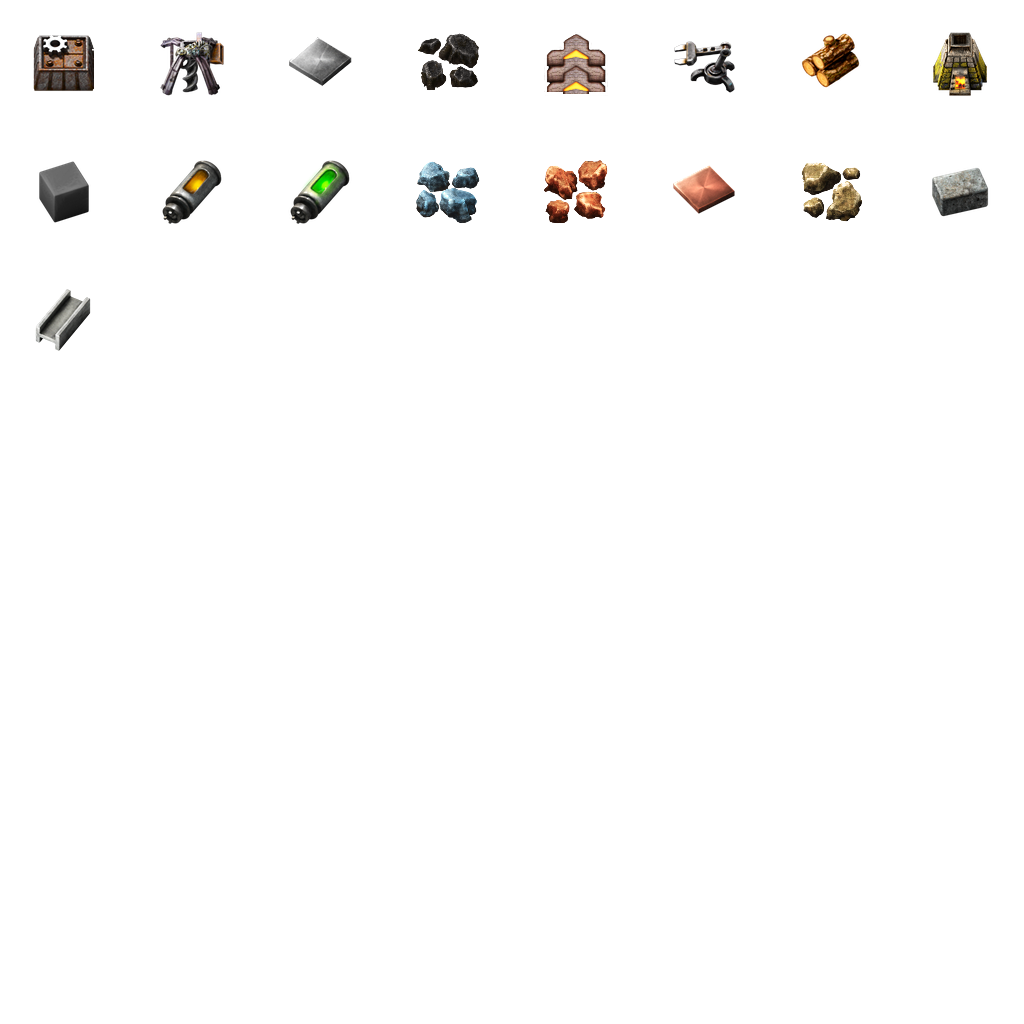
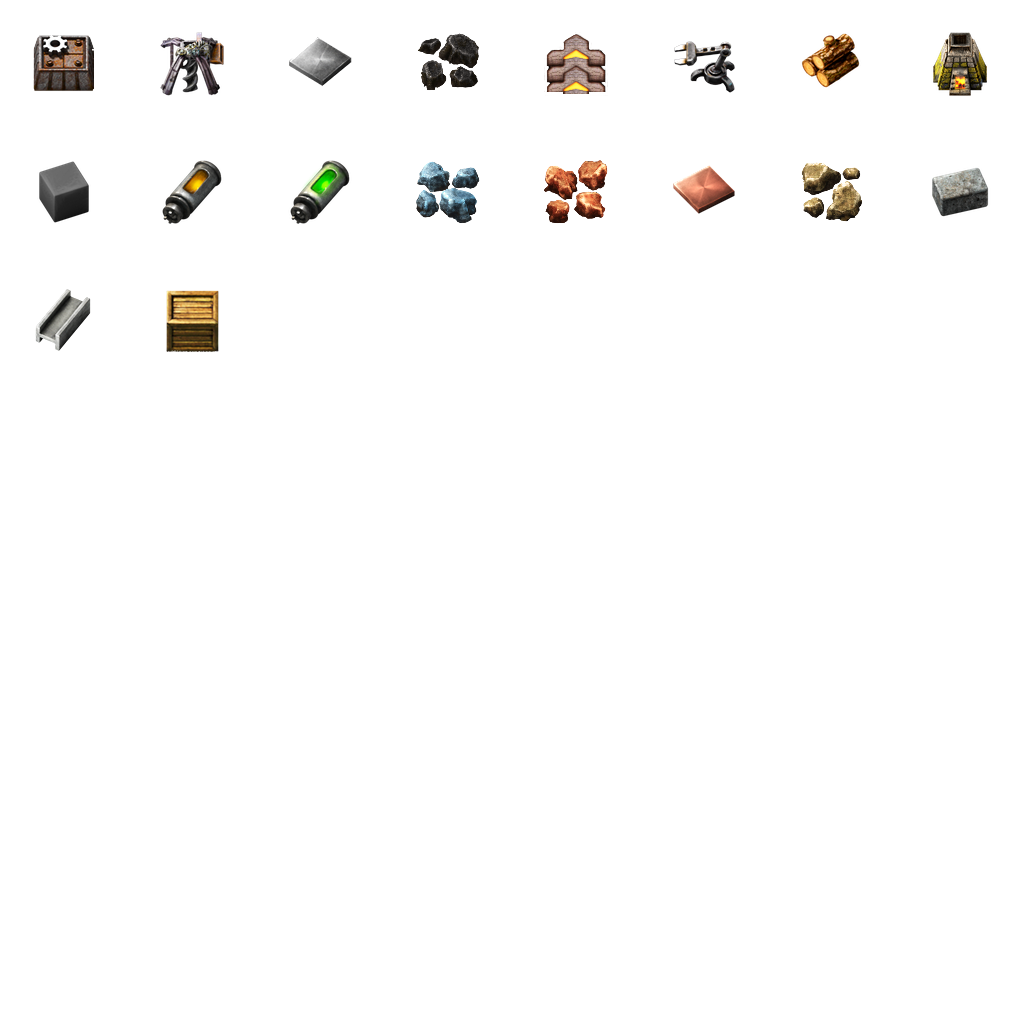
Layers edited between the first and the second 1024×1024 image:
added layer "wooden-chest" above "steel-plate" over [166, 290, 219, 352]
